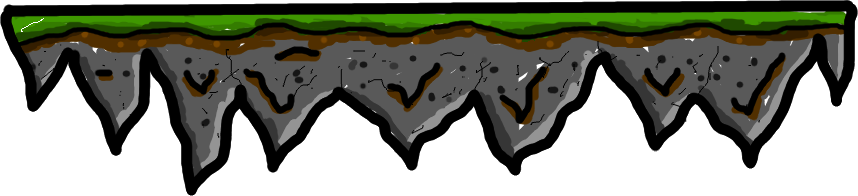
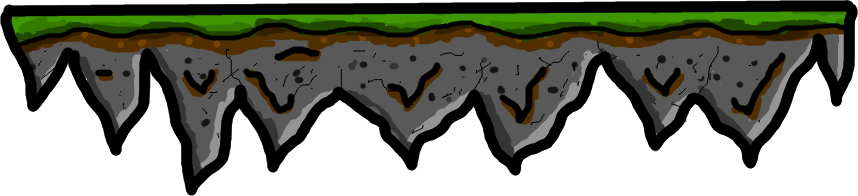
Before/after of a 858 × 196 layered artwork. What changed in the layer stack:
painted on "Green" over [18, 10, 847, 35]
painted on "Brown" over [236, 25, 749, 49]
painted on "Gray" over [55, 36, 832, 140]
added layer "White" over [18, 10, 847, 140]
